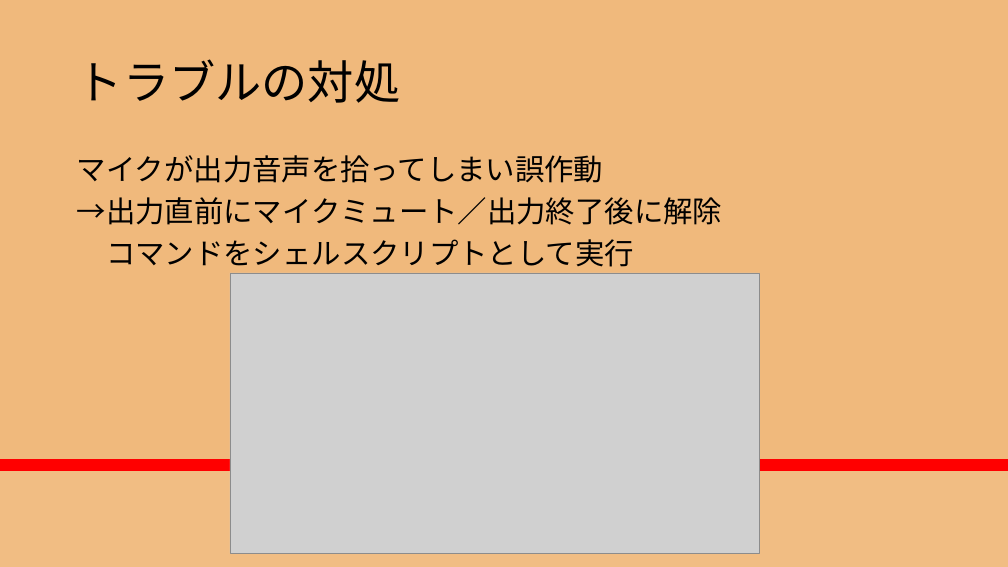
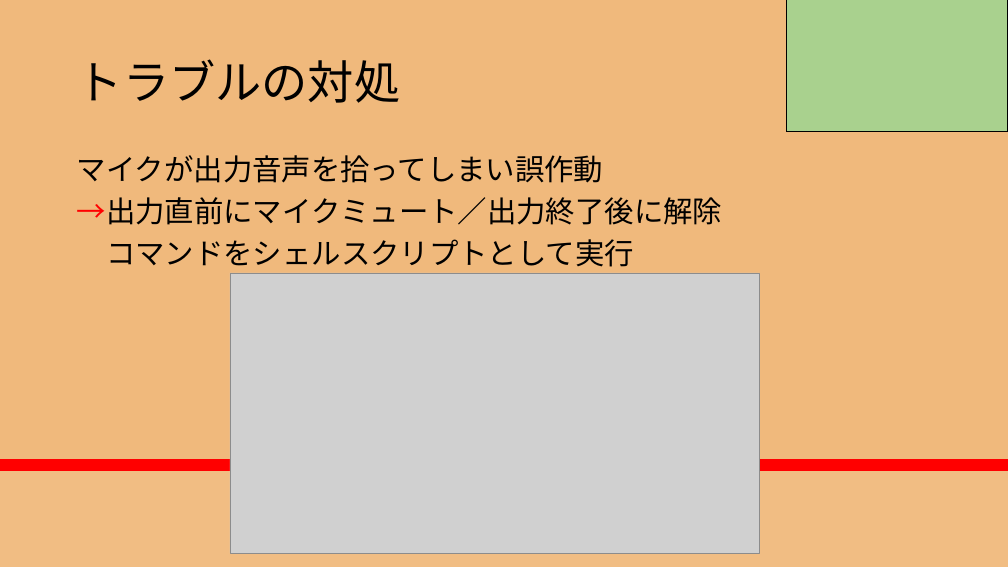
Before and after one commit to RikiishiSuzunosuke/AIspeaker_yosie, a slide deck: slide 18 of presentation/AIスピーカー開発_3_main.pptx (slide 17 before the commit). Drawn at 1008x567 pixels with LibreOffice and Linux fonts; fonts in the diff are those of the drawing; grey boxes stand for pictures. Boxes give left, top, right and bottom in pixels: in the first picture for what was removed or moved away, otherwise in the second. Text is boxed around its words. In the diff, an @@ line names an element or a change of style, - is before the commit and + after.

```diff
--- a/presentation/AIスピーカー開発_3_main.pptx
+++ b/presentation/AIスピーカー開発_3_main.pptx
@@ rectangle added at box(786, 0, 1008, 132), fill #A9D18E, outline #000000 1 pt @@
@@ text at box(77, 197, 722, 225): text colour #000000 to #FF0000 in "→出力直前にマイクミュート／出力終了後に解除" @@
```
Also in this commit, not shown: 9 other slides changed, 3 slides added, 1 slide removed, 1 other file.
